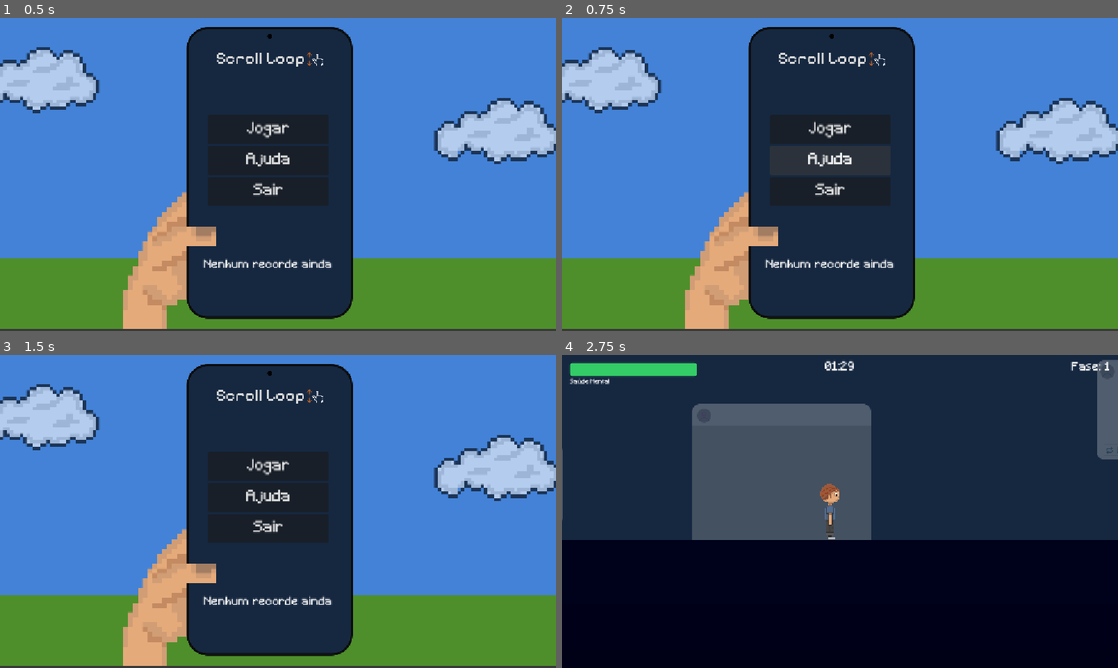
Above: before the commit, frames 1-4 (two rows, left to right).
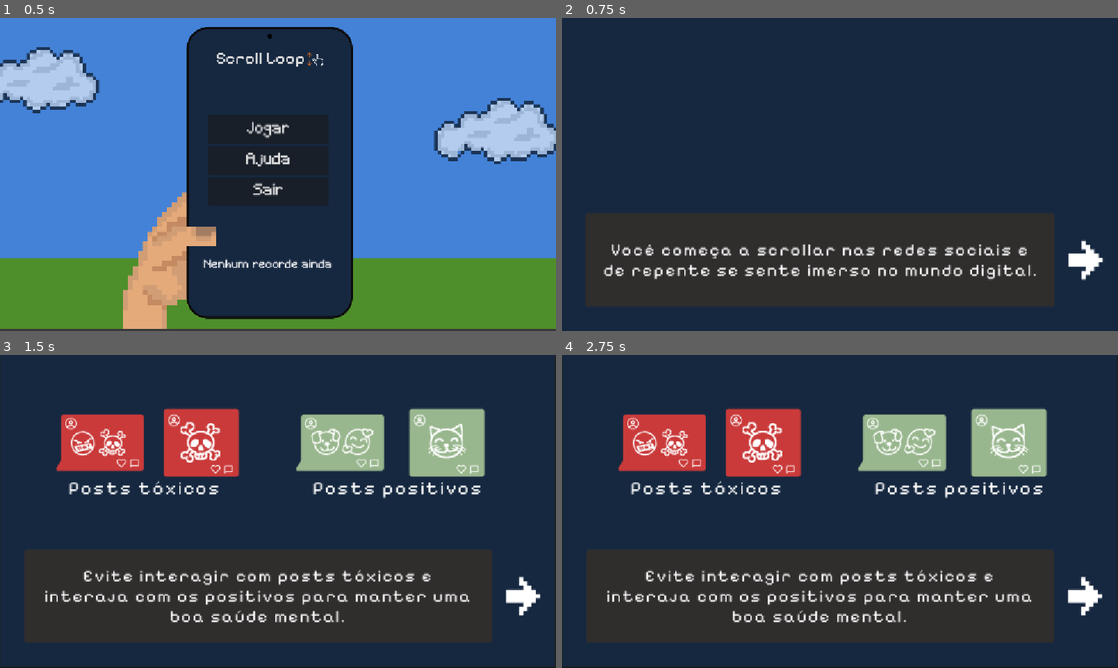
Above: after the commit, the same moments.

Repository: mota-pedro/projeto-ese
Game: Godot game, scene res://main_menu.tscn
The game is run twice, just before and just after one commit, with the same random seed, the same clock (stepped at 60 frames per second) and the same inputs.
Inputs (mouse positions are in pixels of both pictures, inside the frame that each line leads up to):
- Up to frame 1 (0.5 s): no input
- Up to frame 2 (0.75 s): click "Ajuda" at 0.5 s
- Up to frame 3 (1.5 s): click (517, 617) at 1.27 s
- Up to frame 4 (2.75 s): click (828, 467) at 2 s, where only the run before the commit has a clickable "Jogar"

Frame 1 is identical in both runs. In frame 2, 82% of the frame differs, in the area x 0-100%, y 0-100%; in frame 3, 86%; in frame 4, 66%.

Commit message:
feat: adicionando conteúdo na aba de ajuda e fazendo aparecer como tutorial na primeira jogatina

Diff:
--- a/game_state.gd
+++ b/game_state.gd
@@ -1,3 +1,4 @@
 extends Node
 
 var fase_atual: int = 1
+var veio_do_botao_jogar: bool = false  # true quando a ajuda abre como tutorial (1ª vez)
--- a/main.gd
+++ b/main.gd
@@ -45,6 +45,6 @@
 	else:
 		# morreu na fase atual → salva recorde e volta ao menu
 		SaveGame.salvar(GameState.fase_atual)
-		hud.show_message("Game Over!\nVocê ficou preso no Scroll Loop e\npagou o preço com sua saúde mental.\nO uso excessivo de redes sociais\né prejudicial. Escolha parar.")
-		await get_tree().create_timer(8.0).timeout
+		hud.show_message("Game Over!\nVocê ficou preso no Scroll Loop e \npagou o preço com sua saúde mental.\nO uso excessivo de redes sociais é prejudicial. \nEscolha parar.")
+		await get_tree().create_timer(10.0).timeout
 		get_tree().change_scene_to_file("res://main_menu.tscn")
--- a/main_menu.gd
+++ b/main_menu.gd
@@ -11,7 +11,14 @@
 
 func _on_jogar_pressed():
 	GameState.fase_atual = 1
-	get_tree().change_scene_to_file("res://primeira_fase.tscn")
+	if not SaveGame.tutorial_visto:
+		GameState.veio_do_botao_jogar = true
+		get_tree().change_scene_to_file("res://tela_ajuda.tscn")
+	else:
+		get_tree().change_scene_to_file("res://primeira_fase.tscn")
+
+func _on_ajuda_pressed():
+	get_tree().change_scene_to_file("res://tela_ajuda.tscn")
 
 func _on_sair_pressed():
 	get_tree().quit()
--- a/main_menu.tscn
+++ b/main_menu.tscn
@@ -44,12 +44,14 @@
 [node name="Ajuda" type="Button" parent="CenterContainer/VBoxContainer" unique_id=788485029]
 custom_minimum_size = Vector2(0, 60)
 layout_mode = 2
+theme_override_fonts/font = ExtResource("2_fu7sn")
 theme_override_font_sizes/font_size = 32
 text = "Ajuda"
 
 [node name="Sair" type="Button" parent="CenterContainer/VBoxContainer" unique_id=1740890055]
 custom_minimum_size = Vector2(0, 60)
 layout_mode = 2
+theme_override_fonts/font = ExtResource("2_fu7sn")
 theme_override_font_sizes/font_size = 32
 text = "Sair"
 
@@ -63,4 +65,5 @@
 horizontal_alignment = 1
 
 [connection signal="pressed" from="CenterContainer/VBoxContainer/Jogar" to="." method="_on_jogar_pressed"]
+[connection signal="pressed" from="CenterContainer/VBoxContainer/Ajuda" to="." method="_on_ajuda_pressed"]
 [connection signal="pressed" from="CenterContainer/VBoxContainer/Sair" to="." method="_on_sair_pressed"]
--- a/save_game.gd
+++ b/save_game.gd
@@ -2,7 +2,8 @@
 
 const SAVE_PATH = "user://save.cfg"
 
-var recorde_fase: int = 0  # começa como 0 = nenhum recorde
+var recorde_fase: int = 0     # começa como 0 = nenhum recorde
+var tutorial_visto: bool = false  # true depois que o jogador vê a ajuda pela 1ª vez
 
 func _ready():
 	carregar()
@@ -10,11 +11,22 @@
 func salvar(fase: int):
 	if fase > recorde_fase:
 		recorde_fase = fase
+	_salvar_config()
+
+func marcar_tutorial_visto():
+	if tutorial_visto:
+		return
+	tutorial_visto = true
+	_salvar_config()
+
+func _salvar_config():
 	var config = ConfigFile.new()
 	config.set_value("progresso", "recorde_fase", recorde_fase)
+	config.set_value("progresso", "tutorial_visto", tutorial_visto)
 	config.save(SAVE_PATH)
 
 func carregar():
 	var config = ConfigFile.new()
 	if config.load(SAVE_PATH) == OK:
 		recorde_fase = config.get_value("progresso", "recorde_fase", 0)
+		tutorial_visto = config.get_value("progresso", "tutorial_visto", false)
--- /dev/null
+++ b/tela_ajuda.gd
@@ -0,0 +1,41 @@
+# tela_ajuda.gd — Aba de ajuda do menu principal (também usada como tutorial
+# obrigatório na 1ª vez que o jogador clica em "Jogar").
+# Mostra as telas de instrução em sequência; clicar na seta avança.
+extends Control
+
+@export var telas: Array[Texture2D] = []
+
+@onready var imagem: TextureRect = $Imagem
+
+var indice_atual: int = 0
+
+func _ready():
+	indice_atual = 0
+	_mostrar_tela_atual()
+
+func _mostrar_tela_atual():
+	if telas.is_empty():
+		return
+	imagem.texture = telas[indice_atual]
+
+func _on_avancar_pressed():
+	indice_atual += 1
+	if indice_atual >= telas.size():
+		_finalizar()
+	else:
+		_mostrar_tela_atual()
+
+func _finalizar():
+	if GameState.veio_do_botao_jogar:
+		# Era o tutorial da 1ª vez: marca como visto e já entra na fase.
+		GameState.veio_do_botao_jogar = false
+		SaveGame.marcar_tutorial_visto()
+		get_tree().change_scene_to_file("res://primeira_fase.tscn")
+	else:
+		# Ajuda acessada pelo menu normalmente: volta pro menu.
+		get_tree().change_scene_to_file("res://main_menu.tscn")
+
+func _unhandled_input(event):
+	# Permite sair da ajuda a qualquer momento com ESC.
+	if event.is_action_pressed("ui_cancel"):
+		get_tree().change_scene_to_file("res://main_menu.tscn")
--- /dev/null
+++ b/tela_ajuda.tscn
@@ -0,0 +1,38 @@
+[gd_scene format=3]
+
+[ext_resource type="Script" path="res://tela_ajuda.gd" id="1_script"]
+[ext_resource type="Texture2D" path="res://assets/ajuda/tela_ajuda_1.png" id="2_t1"]
+[ext_resource type="Texture2D" path="res://assets/ajuda/tela_ajuda_2.png" id="3_t2"]
+[ext_resource type="Texture2D" path="res://assets/ajuda/tela_ajuda_3.png" id="4_t3"]
+[ext_resource type="Texture2D" path="res://assets/ajuda/tela_ajuda_4.png" id="5_t4"]
+[ext_resource type="Texture2D" path="res://assets/ajuda/tela_ajuda_5.png" id="6_t5"]
+
+[sub_resource type="StyleBoxEmpty" id="StyleBoxEmpty_invisible"]
+
+[node name="TelaAjuda" type="Control"]
+offset_right = 1152.0
+offset_bottom = 648.0
+mouse_filter = 2
+script = ExtResource("1_script")
+telas = Array[Texture2D]([ExtResource("2_t1"), ExtResource("3_t2"), ExtResource("4_t3"), ExtResource("5_t4"), ExtResource("6_t5")])
+
+[node name="Imagem" type="TextureRect" parent="."]
+offset_right = 1152.0
+offset_bottom = 648.0
+texture = ExtResource("2_t1")
+expand_mode = 1
+
+[node name="Avancar" type="Button" parent="."]
+offset_left = 980.0
+offset_top = 440.0
+offset_right = 1152.0
+offset_bottom = 648.0
+focus_mode = 0
+theme_override_styles/normal = SubResource("StyleBoxEmpty_invisible")
+theme_override_styles/hover = SubResource("StyleBoxEmpty_invisible")
+theme_override_styles/pressed = SubResource("StyleBoxEmpty_invisible")
+theme_override_styles/focus = SubResource("StyleBoxEmpty_invisible")
+mouse_default_cursor_shape = 2
+text = ""
+
+[connection signal="pressed" from="Avancar" to="." method="_on_avancar_pressed"]
--- a/tela_pausa.tscn
+++ b/tela_pausa.tscn
@@ -73,6 +73,7 @@
 offset_top = 24.0
 offset_right = 1120.0
 offset_bottom = 60.0
+theme_override_fonts/font = ExtResource("2_font")
 theme_override_font_sizes/font_size = 24
 text = "Fase atual: 1"
 horizontal_alignment = 2
@@ -88,7 +89,7 @@
 theme_override_fonts/font = ExtResource("2_font")
 theme_override_font_sizes/font_size = 32
 text = "É importante fazer pausas
-ao usar redes sociais"
+ao usar redes sociais!"
 horizontal_alignment = 1
 
 [node name="Menu" type="Button" parent="." unique_id=1262090052]
@@ -97,6 +98,7 @@
 offset_top = 574.0
 offset_right = 200.0
 offset_bottom = 624.0
+theme_override_fonts/font = ExtResource("2_font")
 theme_override_font_sizes/font_size = 24
 text = "Menu"
 
@@ -106,6 +108,7 @@
 offset_top = 574.0
 offset_right = 1112.0
 offset_bottom = 624.0
+theme_override_fonts/font = ExtResource("2_font")
 theme_override_font_sizes/font_size = 24
 text = "Próxima fase"
 
--- a/tela_transicao.tscn
+++ b/tela_transicao.tscn
@@ -1,6 +1,7 @@
 [gd_scene format=3 uid="uid://cub57btu8co34"]
 
 [ext_resource type="Script" uid="uid://bo8hvcooylrb" path="res://tela_transicao.gd" id="1_fwcgn"]
+[ext_resource type="FontFile" uid="uid://cctrsnqmlauw6" path="res://assets/fonts/minecraft/Minecraft.ttf" id="2_a2r4m"]
 
 [node name="TelaTransicao" type="Control" unique_id=44668924]
 layout_mode = 3
@@ -23,5 +24,6 @@
 
 [node name="Label" type="Label" parent="CenterContainer" unique_id=673671781]
 layout_mode = 2
+theme_override_fonts/font = ExtResource("2_a2r4m")
 theme_override_font_sizes/font_size = 32
 text = "Você fez uma pausa..."
Binary file added: assets/ajuda/tela_ajuda_1.png
Binary file added: assets/ajuda/tela_ajuda_2.png
Binary file added: assets/ajuda/tela_ajuda_3.png
Binary file added: assets/ajuda/tela_ajuda_4.png
Binary file added: assets/ajuda/tela_ajuda_5.png
